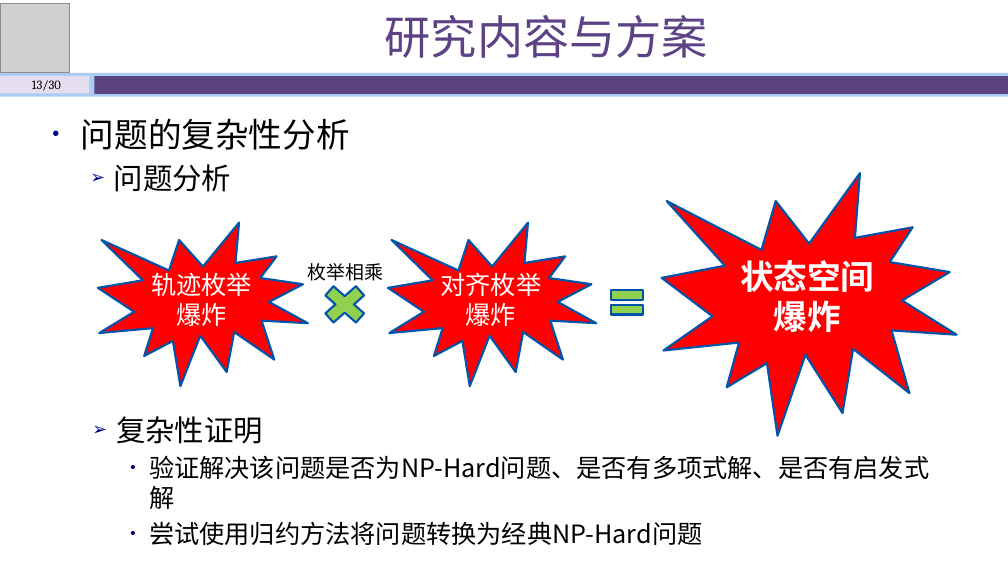
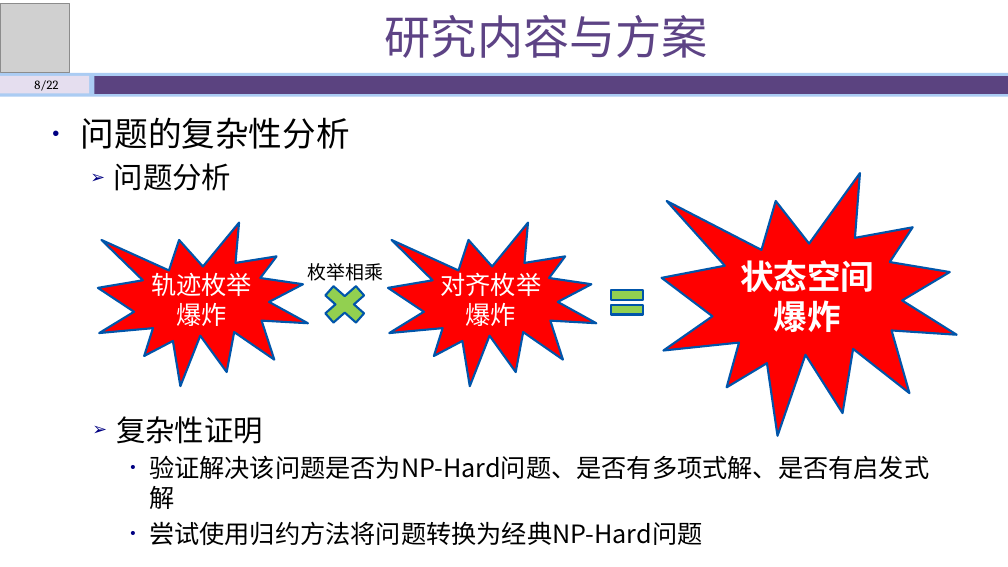
Before and after one commit to shawn47/0930, a slide deck: slide 8 of 开题答辩930.pptx (slide 13 before the commit). Drawn at 1008x567 pixels with LibreOffice and Linux fonts; fonts in the diff are those of the drawing; grey boxes stand for pictures. Boxes give left, top, right and bottom in pixels: in the first picture for what was removed or moved away, otherwise in the second. Text is boxed around its words. In the diff, an @@ line names an element or a change of style, - is before the commit and + after.

```diff
--- a/开题答辩930.pptx
+++ b/开题答辩930.pptx
@@ text at bbox=[34, 80, 58, 91]: text changed @@
-13/30
+8/22
```
Also in this commit, not shown: 20 other slides changed, 8 slides removed, 26 other files.
